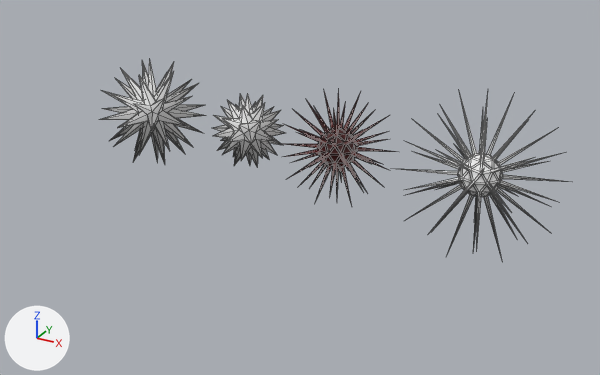
Renders of the Blender file IndecICEiveFractals/Assets/Objects/Sea Urchins.blend from each side of a commit.
Camera for both pictures: a camera (50 mm lens) standing at (16.3, -33.5, 14.2) and looking at (-0.6, -2.6, -1.2). The lights are fixed; the arrows at lower left show +X, +Y and +Z. Mesh edges are drawn as thin lines.

The older version as bpy lines, for what is in view:
```python
me_icosphere = bpy.data.meshes.new('Icosphere')
me_icosphere.from_pydata(...)  # 122 vertices, 240 faces; spans x -1.85..1.85, y -1.94..1.94, z -1.96..1.96
me_icosphere.polygons.foreach_set('use_smooth', [True] * 240)
me_icosphere_001 = bpy.data.meshes.new('Icosphere.001')
me_icosphere_001.from_pydata(...)  # 282 vertices, 440 faces; spans x -2.78..2.78, y -2.93..2.93, z -2.93..2.93
me_icosphere_001.polygons.foreach_set('use_smooth', [True] * 440)
# faces by material slot: [80, 120, 240]
me_icosphere_001.materials.append(mat_interior)  # dark red #3f0000
me_icosphere_001.materials.append(mat_material_001)  # black #190000
me_icosphere_001.materials.append(mat_material_002)  # dark red #590000
me_icosphere_002 = bpy.data.meshes.new('Icosphere.002')
me_icosphere_002.from_pydata(...)  # 122 vertices, 240 faces; spans x -2.8..2.8, y -2.94..2.94, z -2.96..2.96
me_icosphere_002.polygons.foreach_set('use_smooth', [True] * 240)
me_icosphere_003 = bpy.data.meshes.new('Icosphere.003')
me_icosphere_003.from_pydata(...)  # 282 vertices, 440 faces; spans x -3.73..3.73, y -3.93..3.93, z -3.93..3.93
me_icosphere_003.polygons.foreach_set('use_smooth', [True] * 440)
ob_big_chin = bpy.data.objects.new('big-chin', me_icosphere_002)
ob_big_chin.location = (-11.0, 0.0, 0.0)
ob_sea_urchin_spikey__large = bpy.data.objects.new('Sea Urchin Spikey (large)', me_icosphere_003)
ob_sea_urchin_spikey__large.location = (7.0, 0.0, 0.0)
ob_sea_urchin_spikey__small = bpy.data.objects.new('Sea Urchin Spikey (small)', me_icosphere_001)
ob_sea_urchin_spikey__small.location = (0.0, 0.0, 0.0)
ob_smol_chin = bpy.data.objects.new('smol-chin', me_icosphere)
ob_smol_chin.location = (-5.0, 0.0, 0.0)
```
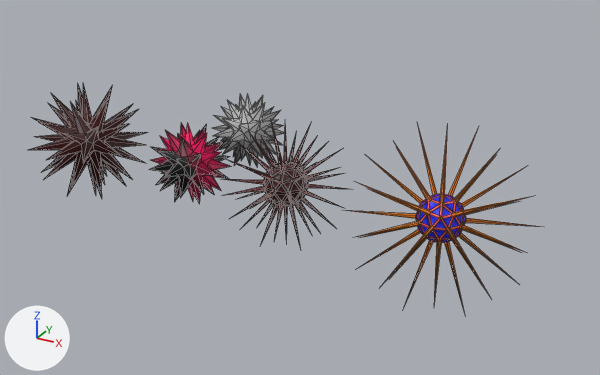
Where the change shows, as pixel boxes (x1, y1, x2, y2) in the pictures (600 x 375 px):
```json
{"object": "big-chin", "change": "recoloured, moved", "before": [100, 58, 206, 164], "after": [29, 83, 147, 199]}
{"object": "Sea Urchin Spikey (large)", "change": "recoloured, moved", "before": [400, 93, 572, 260], "after": [344, 123, 543, 315]}
{"object": "Sea Urchin Spikey (small)", "change": "moved", "before": [284, 92, 397, 207], "after": [223, 122, 347, 249]}
{"object": "smol-chin.001", "change": "added", "after": [150, 122, 230, 203]}
{"object": "smol-chin", "change": "recoloured", "before": [213, 95, 285, 167], "after": [213, 95, 285, 167]}
{"part": 1, "of": "me_icosphere_003", "change": "recoloured", "before": [400, 93, 572, 260], "after": [344, 123, 543, 315]}
{"part": 2, "of": "me_icosphere_003", "change": "recoloured", "before": [458, 154, 503, 197], "after": [416, 194, 466, 243]}
{"part": 3, "of": "me_icosphere_003", "change": "recoloured", "before": [458, 153, 503, 197], "after": [416, 194, 466, 243]}
```

Edits to the scene script, one JSON object a line:
```json
{"op": "add", "block": "mat_base_001", "code": ["mat_base_001 = principled_material('Base.001')", "mat_base_001.base_color = (0.799, 0.191, 0.0)  # orange #e77900"]}
{"op": "add", "block": "mat_material_004", "code": ["mat_material_004 = principled_material('Material.004')", "mat_material_004.base_color = (0.799, 0.102, 0.0529)  # red #e75a41"]}
{"op": "add", "block": "mat_material_003", "code": ["mat_material_003 = principled_material('Material.003')", "mat_material_003.base_color = (0.0, 0.0121, 0.8)  # blue #001de7"]}
{"op": "add", "block": "mat_material_005", "code": ["mat_material_005 = principled_material('Material.005')", "mat_material_005.base_color = (0.0472, 0.0, 0.000523)  # dark red #3d0002"]}
{"op": "add", "block": "mat_material", "code": ["mat_material = principled_material('Material')", "mat_material.base_color = (0.5, 0.5, 0.5)  # grey #bcbcbc"]}
{"op": "add", "block": "mat_gradiant", "code": ["mat_gradiant = bpy.data.materials.new('Gradiant')", "# nodes: BsdfPrincipled, Mapping, OutputMaterial, SeparateXYZ, TexCoord, ValToRGB", "# colours: black #000000, pink #ff0065"]}
{"block": "me_icosphere", "where": "me_icosphere.from_pydata(...)  # 122 vertices, 240 faces; spans x -1.85..1.85, y -1.94..1.94, z -1.96..1.96"}
{"op": "add", "block": "me_icosphere", "code": "me_icosphere.materials.append(mat_material)  # grey #bcbcbc"}
{"block": "me_icosphere_002", "where": "me_icosphere_002.from_pydata(...)  # 122 vertices, 240 faces; spans x -2.8..2.8, y -2.94..2.94, z -2.96..2.96"}
{"op": "add", "block": "me_icosphere_002", "code": "me_icosphere_002.materials.append(mat_material_005)  # dark red #3d0002"}
{"block": "me_icosphere_003", "where": "me_icosphere_003.from_pydata(...)  # 282 vertices, 440 faces; spans x -3.73..3.73, y -3.93..3.93, z -3.93..3.93"}
{"block": "me_icosphere_003", "where": "# used by ob_sea_urchin_spikey__large; location = (7.0, 0.0, 0.0)"}
{"block": "me_icosphere_003", "change": "me_icosphere_003 part 1: 240 of the faces centred in x -1.87..1.87, y -1.95..1.95, z -1.96..1.96 switch from no material to mat_base_001 (orange #e77900)"}
{"block": "me_icosphere_003", "change": "me_icosphere_003 part 2: 80 of the faces centred in x -0.93..0.93, y -0.89..0.89, z -0.9..0.9 switch from no material to mat_material_003 (blue #001de7)"}
{"block": "me_icosphere_003", "change": "me_icosphere_003 part 3: 120 of the faces centred in x -0.94..0.94, y -0.91..0.91, z -0.92..0.92 switch from no material to mat_material_004 (red #e75a41)"}
{"op": "add", "block": "me_icosphere_004", "code": ["me_icosphere_004 = bpy.data.meshes.new('Icosphere.004')", "me_icosphere_004.from_pydata(...)  # 122 vertices, 240 faces; spans x -1.85..1.85, y -1.94..1.94, z -1.96..1.96", "me_icosphere_004.polygons.foreach_set('use_smooth', [True] * 240)", "me_icosphere_004.materials.append(mat_gradiant)"]}
{"op": "set", "path": "ob_sea_urchin_spikey__small.location", "old": "(0.0, 0.0, 0.0)", "new": "(0.0, -5.0, 0.0)"}
{"op": "set", "path": "ob_big_chin.location", "old": "(-11.0, 0.0, 0.0)", "new": "(-11.0, -5.0, 0.0)"}
{"op": "set", "path": "ob_sea_urchin_spikey__large.location", "old": "(7.0, 0.0, 0.0)", "new": "(7.0, -5.0, 0.0)"}
{"op": "add", "block": "ob_smol_chin_001", "code": ["ob_smol_chin_001 = bpy.data.objects.new('smol-chin.001', me_icosphere_004)", "ob_smol_chin_001.location = (-5.0, -5.0, 0.0)"]}
```
